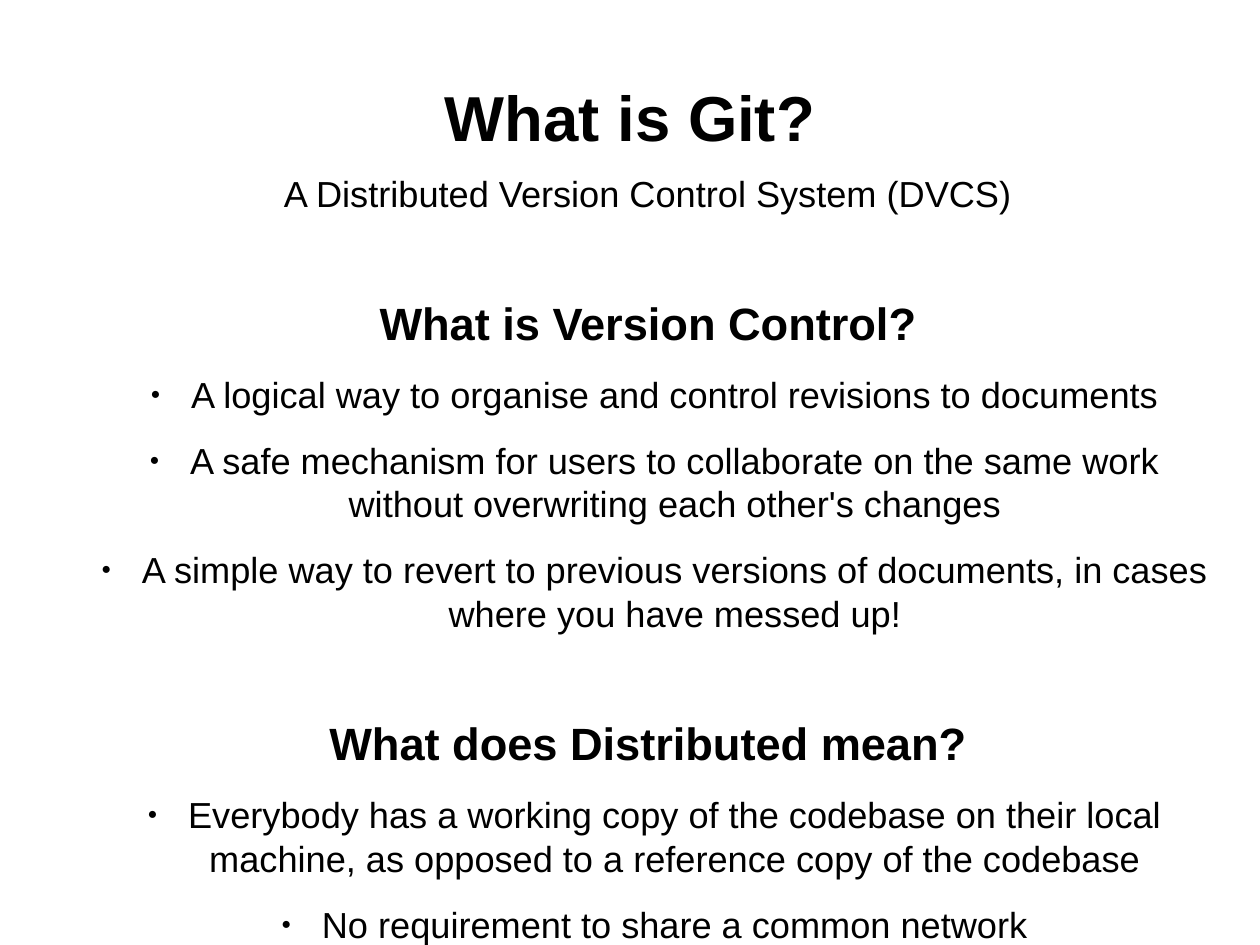
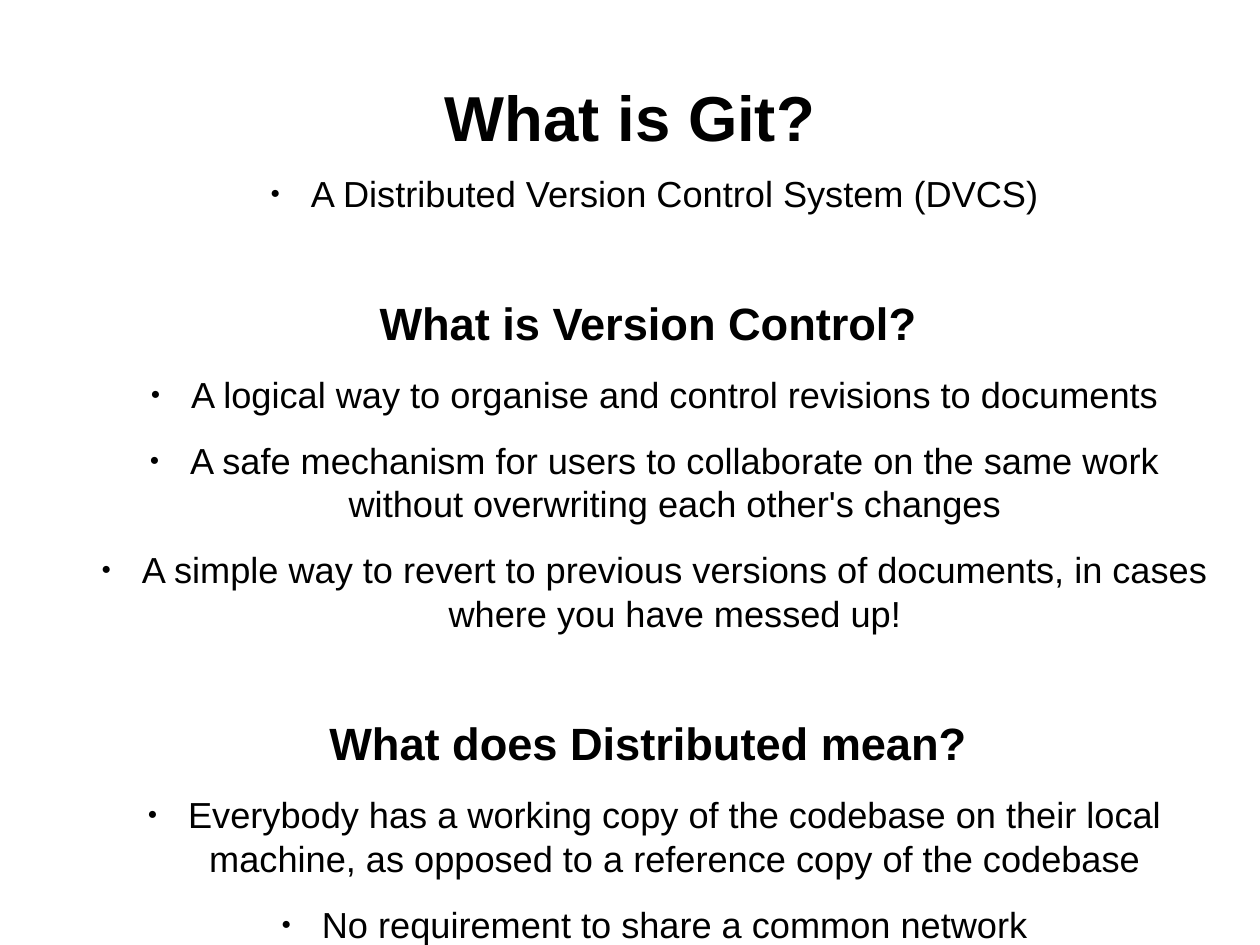
Before and after one commit to ifpingram/soslug, a slide deck: slide 4 of Understanding_Git_and_using_Github.odp (slide 3 before the commit). Drawn at 1260x945 pixels with LibreOffice and Linux fonts; fonts in the diff are those of the drawing. Boxes give left, top, right and bottom in pixels: in the first picture for what was removed or moved away, otherwise in the second. Text is boxed around its words. In the diff, an @@ line names an element or a change of style, - is before the commit and + after.

```diff
--- a/Understanding_Git_and_using_Github.odp
+++ b/Understanding_Git_and_using_Github.odp
@@ text at [311, 180, 1039, 213]: bullet none to ● @@
```
Also in this commit, not shown: 1 other slide changed, 5 slides added.
